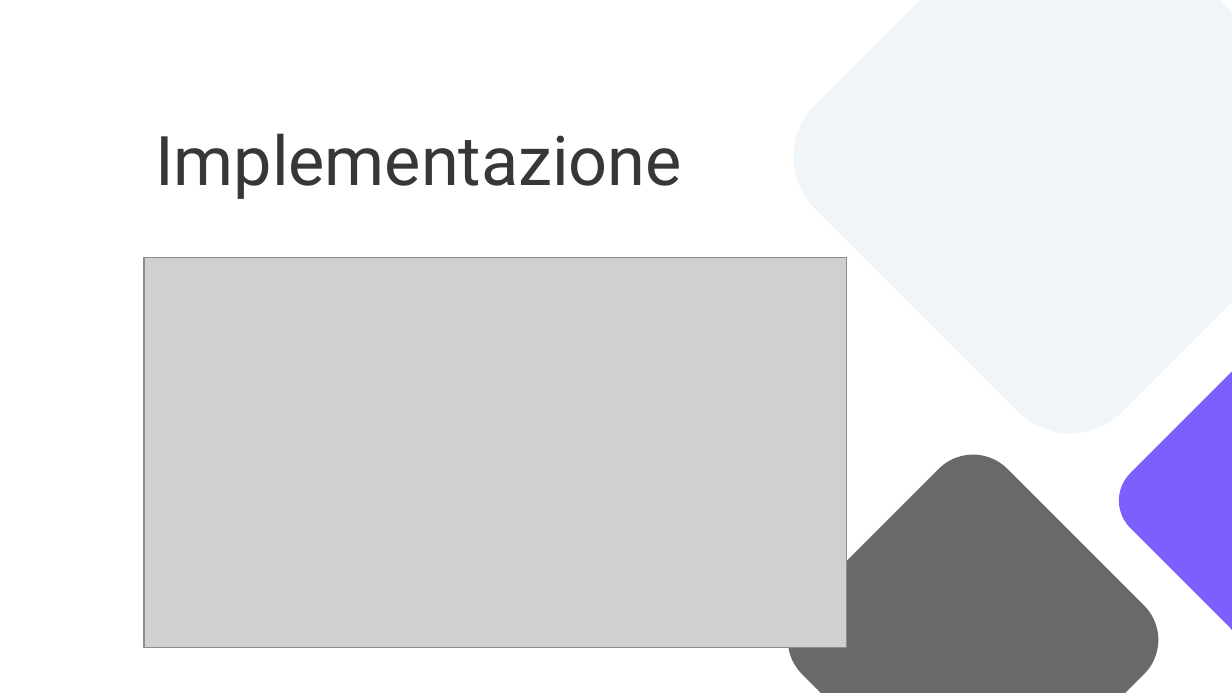
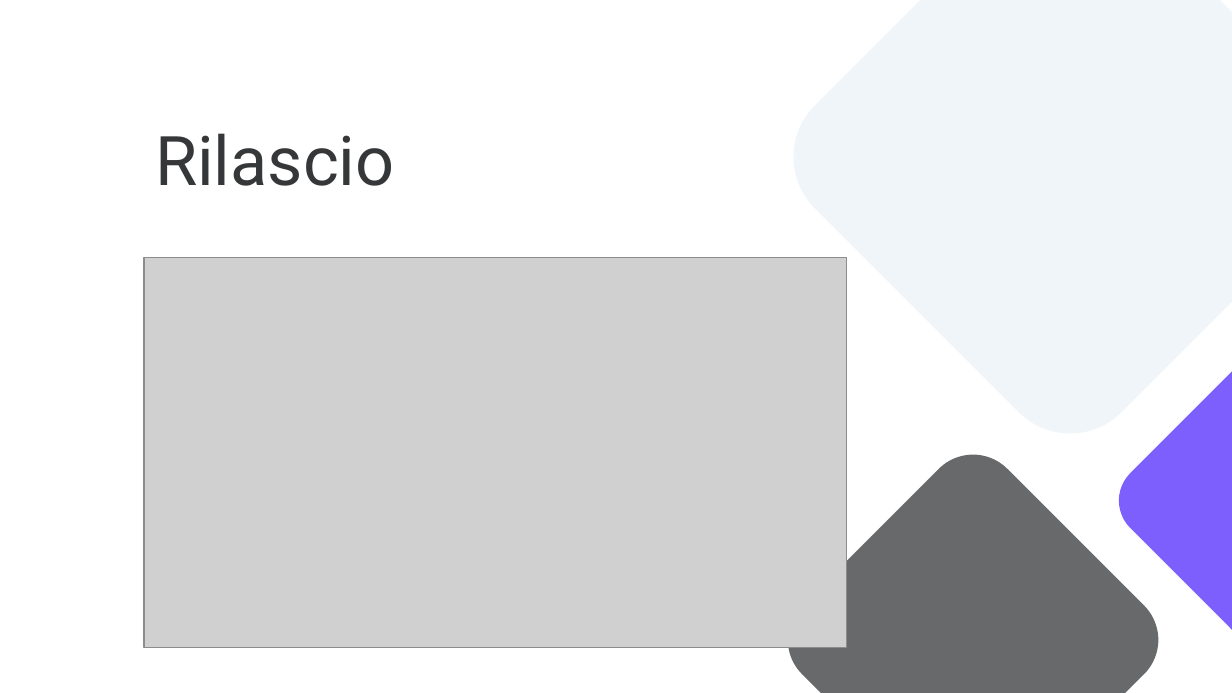
Before and after one commit to notjuary/Bookster_Classe03, a slide deck: slide 123 of DOC/Presentazione.pptx. Drawn at 1232x693 pixels with LibreOffice and Linux fonts; fonts in the diff are those of the drawing; grey boxes stand for pictures. Boxes give left, top, right and bottom in pixels: in the first picture for what was removed or moved away, otherwise in the second. Text is boxed around its words. In the diff, an @@ line names an element or a change of style, - is before the commit and + after.

```diff
--- a/DOC/Presentazione.pptx
+++ b/DOC/Presentazione.pptx
@@ title at <box>155,133,394,186</box>: text changed @@
-Implementazione
+Rilascio
```
Also in this commit, not shown: 7 other slides changed.
